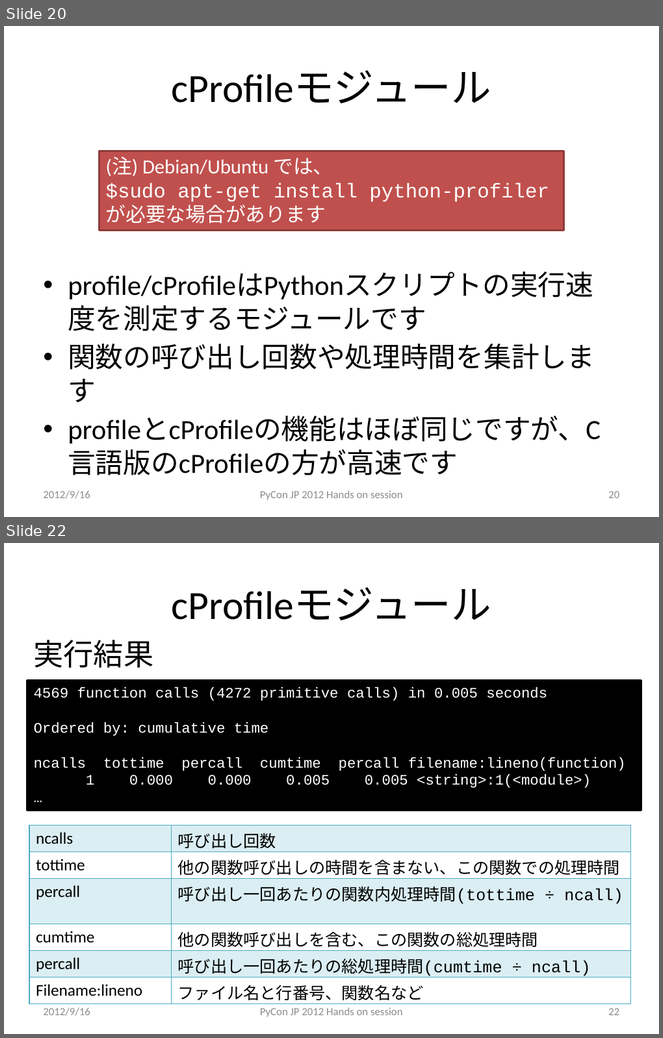
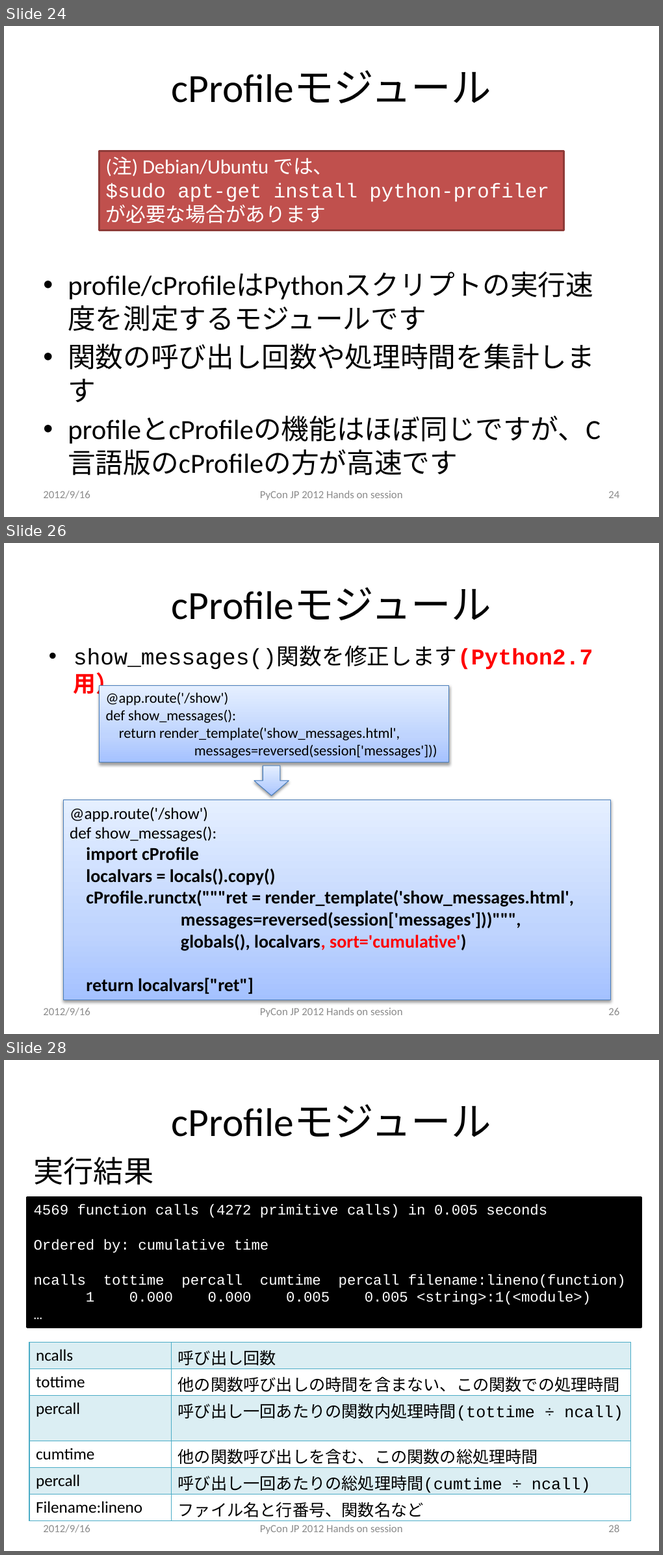
Before and after one commit to atsuoishimoto/pyconjp_2012, a slide deck: PyConJP_2012.pptx. Shown one above the other, each under a label of ours: slides 20 and 22 before the commit, slides 24, 26 and 28 after it; the slides between them are not shown. The pictures are 663x1038 and 663x1555 pixels, drawn with LibreOffice and Linux fonts; fonts in the diff are those of the drawing. Boxes give left, top, right and bottom in pixels: in the first picture for what was removed or moved away, otherwise in the second. Text is boxed around its words. In the diff, an @@ line names an element or a change of style, - is before the commit and + after.

Commit message:
Modified cProfile sample.
Changed how to pass local variables to runctx().

```diff
--- a/PyConJP_2012.pptx
+++ b/PyConJP_2012.pptx
@@ slide 26 added at bbox=[4, 543, 659, 1034], background #FFFFFF @@
@@ title added at bbox=[172, 587, 492, 620], 44 pt, text #000000 @@
+cProfileモジュール
@@ text added at bbox=[74, 648, 594, 670], 24.8 pt, text #000000 @@
+• show_messages()関数を修正します(Python2.7用）
@@ rectangle added at bbox=[100, 686, 449, 763], fill gradient #A4C4FF to #BFD4FF to #E6EEFF, outline #4B7EBC 0.75 pt, 16 pt, text #000000 @@
+@app.route('/show')
+def show_messages():
+return render_template('show_messages.html',
+messages=reversed(session['messages']))
@@ down arrow added at bbox=[254, 766, 289, 796], fill gradient #A4C4FF to #BFD4FF to #E6EEFF, outline #4B7EBC 0.75 pt @@
@@ rectangle added at bbox=[64, 800, 611, 1001], fill gradient #A4C4FF to #BFD4FF to #E6EEFF, outline #4B7EBC 0.75 pt, 20 pt, text #000000, bold @@
+@app.route('/show')
+def show_messages():
+import cProfile
+localvars = locals().copy()
+cProfile.runctx("""ret = render_template('show_messages.html',
+messages=reversed(session['messages']))""",
+globals(), localvars, sort='cumulative')
+return localvars["ret"]
@@ text added at bbox=[43, 1008, 90, 1016], 12 pt, text #8C8C8C @@
+2012/9/16
@@ text added at bbox=[260, 1008, 403, 1017], 12 pt, text #8C8C8C @@
+PyCon JP 2012 Hands on session
@@ page number added at bbox=[608, 1008, 620, 1016], 12 pt, text #8C8C8C @@
+26
@@ what was slide 20 is now slide 24 @@
@@ page number at bbox=[608, 491, 620, 499]: text changed @@
-20
+24
@@ what was slide 22 is now slide 28 @@
@@ page number at bbox=[608, 1525, 620, 1533]: text changed @@
-22
+28
```
Also in this commit, not shown: 2 slides changed, 5 other slides added, 2 other files.
